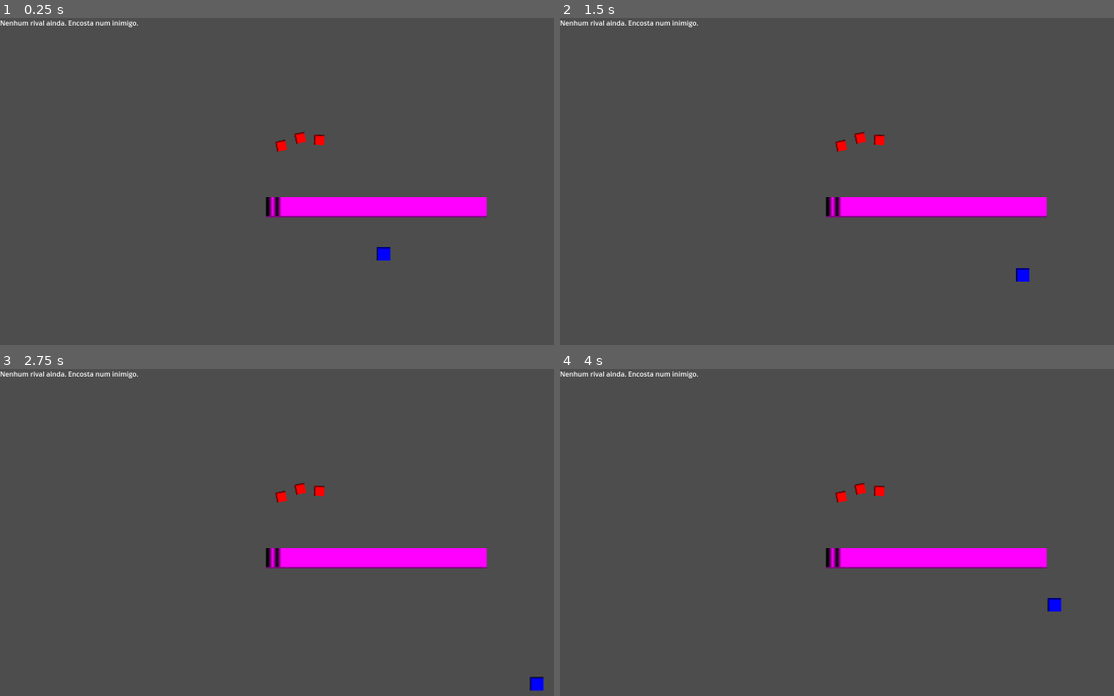
Above: before the commit, frames 1-4 (two rows, left to right).
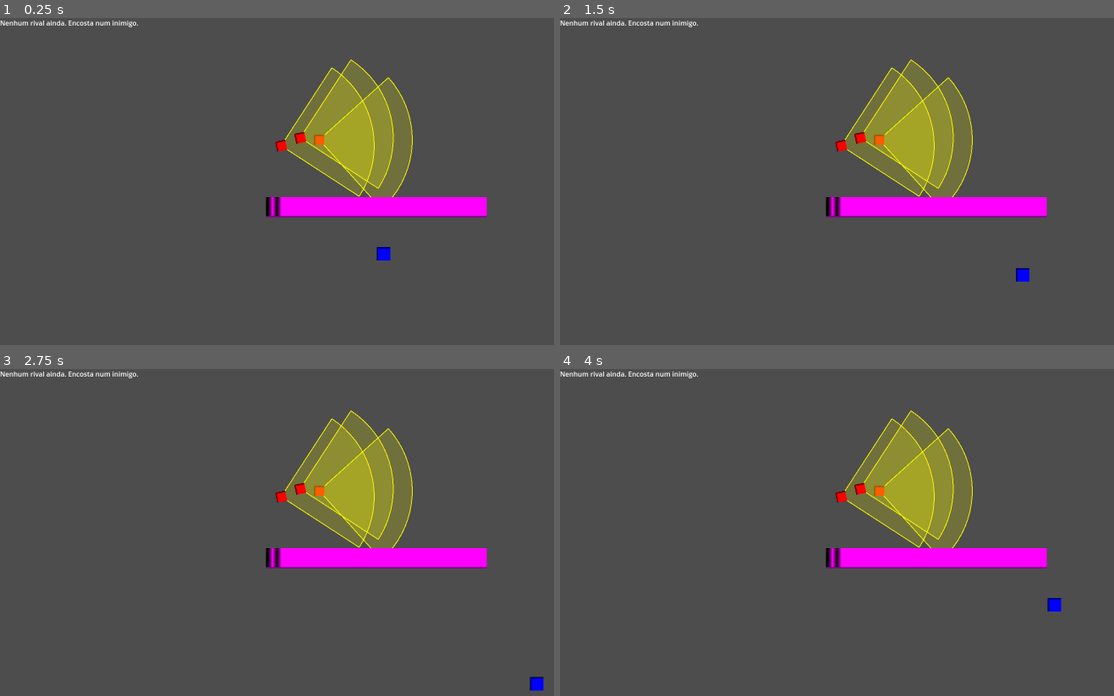
Above: after the commit, the same moments.

Repository: titosavio/Games
Game: Godot game, scene res://scenes/Main.tscn
Same seed, same stepped clock (60 frames per second), same inputs: the game is played once before the commit and once after it.
Inputs:
- Up to frame 1 (0.25 s): no input
- Up to frame 2 (1.5 s): tap Enter at 0.5 s; hold Right (ui_right) 0.53-1.28 s; hold Down (ui_down) from 1.28 s (still down)
- Up to frame 3 (2.75 s): release Down (ui_down) at 2.03 s; hold Right (ui_right) from 2.03 s (still down)
- Up to frame 4 (4 s): release Right (ui_right) at 2.78 s; hold W (ui_up) 2.78-3.53 s; hold Left (ui_left) from 3.53 s (still down)

The runs differ from the first frame. In frame 1, 6.5% of the frame differs, in the area x 51-75%, y 12-55%; in frame 2, 6.5%; in frame 3, 6.5%; in frame 4, 6.5%.

Commit message:
refactor: Improve enemy logic and visibility handling
Refactor the enemy's movement and visibility logic for better readability and maintainability. Added a queue redraw call for the visibility cone and ensured consistent formatting throughout the code. This enhances the overall structure and clarity of the enemy behavior.

Diff:
--- a/new-game-project/scripts/Enemy.gd
+++ b/new-game-project/scripts/Enemy.gd
@@ -23,99 +23,127 @@
 @onready var label_name: Label = $Label
 
 func _ready():
-	if enemy_id == "":
-		enemy_id = str(get_instance_id())
+    if enemy_id == "":
+        enemy_id = str(get_instance_id())
 
-	spawn_pos= global_position
+    spawn_pos= global_position
+
+func _process(_delta):
+    if cone_is_visible:
+        queue_redraw()
 
 func setup(system: AdversarySystem, player: CharacterBody2D) -> void:
-	adversary_system = system
-	target = player
-	_apply_stats()
+    adversary_system = system
+    target = player
+    _apply_stats()
 
 func _physics_process(delta):
-	if target == null:
-		velocity = Vector2.ZERO
-		move_and_slide()
-		return
-	var sees := can_see_target()
+    if target == null:
+        velocity = Vector2.ZERO
+        move_and_slide()
+        return
+    var sees := can_see_target()
 
-	if not sees:
-		velocity = velocity.lerp(Vector2.ZERO, accel * delta)
-		return
+    if not sees:
+        velocity = velocity.lerp(Vector2.ZERO, accel * delta)
+        return
 
-	var to_target := target.global_position - global_position
-	var dist := to_target.length()
+    var to_target := target.global_position - global_position
+    var dist := to_target.length()
 
-	if dist <= stop_distance:
-		# chegou perto: para
-		velocity = velocity.lerp(Vector2.ZERO, accel * delta)
-	else:
-		facing_dir = to_target / dist
-		var desired := facing_dir * base_speed
-		velocity = velocity.lerp(desired, accel * delta)
-		$Sprite2D.flip_h = facing_dir.x < 0
+    if dist <= stop_distance:
+        # chegou perto: para
+        velocity = velocity.lerp(Vector2.ZERO, accel * delta)
+    else:
+        facing_dir = to_target / dist
+        var desired := facing_dir * base_speed
+        velocity = velocity.lerp(desired, accel * delta)
+        $Sprite2D.flip_h = facing_dir.x < 0
 
-	move_and_slide()
+    move_and_slide()
 
 
 func _apply_stats():
-	if adversary_system == null:
-		return
-	var data = adversary_system.get_or_create(enemy_id)
-	speed = base_speed + float(data.rank - 1) * 10.0
-	set_label_name()
+    if adversary_system == null:
+        return
+    var data = adversary_system.get_or_create(enemy_id)
+    speed = base_speed + float(data.rank - 1) * 10.0
+    set_label_name()
 
 func on_player_killed(context: String):
-	if adversary_system == null:
-		return
-	adversary_system.register_kill(enemy_id, context)
-	_apply_stats()
+    if adversary_system == null:
+        return
+    adversary_system.register_kill(enemy_id, context)
+    _apply_stats()
 
 func set_label_name():
-	if adversary_system == null:
-		return
+    if adversary_system == null:
+        return
 
-	var data = adversary_system.get_or_create(enemy_id)
-	label_name.text = data.full_name
+    var data = adversary_system.get_or_create(enemy_id)
+    label_name.text = data.full_name
 
 func on_player_respawned(player_pos: Vector2) -> void:
-	velocity = Vector2.ZERO
-	print("Player respawned at %s, enemy %s at %s" % [player_pos, enemy_id, global_position])
-	var d := global_position.distance_to(player_pos)
-	if d < distance_to_target_at_respawn:
-		global_position += (global_position - player_pos).normalized() * (distance_to_target_at_respawn - d)
-		print("Enemy %s repositioned to %s after player respawn." % [enemy_id, global_position])
+    velocity = Vector2.ZERO
+    print("Player respawned at %s, enemy %s at %s" % [player_pos, enemy_id, global_position])
+    var d := global_position.distance_to(player_pos)
+    if d < distance_to_target_at_respawn:
+        global_position += (global_position - player_pos).normalized() * (distance_to_target_at_respawn - d)
+        print("Enemy %s repositioned to %s after player respawn." % [enemy_id, global_position])
 
 func can_see_target() -> bool:
-	if target == null:
-		return false
+    if target == null:
+        return false
 
-	var to_target := target.global_position - global_position
-	var dist := to_target.length()
-	if dist > follow_radius:
-		return false
-	if dist < 0.001:
-		return true
+    var to_target := target.global_position - global_position
+    var dist := to_target.length()
+    if dist > follow_radius:
+        return false
+    if dist < 0.001:
+        return true
 
-	var dir := to_target / dist
+    var dir := to_target / dist
 
-	# cone (ângulo)
-	var half_angle := deg_to_rad(follow_angle) * 0.5
-	var dot := facing_dir.normalized().dot(dir)
-	var ang := acos(clamp(dot, -1.0, 1.0))
-	if ang > half_angle:
-		return false
+    # cone (ângulo)
+    var half_angle := deg_to_rad(follow_angle) / 2
+    var dot := facing_dir.normalized().dot(dir)
+    var ang := acos(clamp(dot, -1.0, 1.0))
+    if ang > half_angle:
+        return false
 
-	# linha de visão (parede bloqueia)
-	return has_line_of_sight(target.global_position)
+    # linha de visão (parede bloqueia)
+    return has_line_of_sight(target.global_position)
 
 func has_line_of_sight(world_point: Vector2) -> bool:
-	var space := get_world_2d().direct_space_state
-	var q := PhysicsRayQueryParameters2D.create(global_position, world_point)
-	q.collision_mask = vision_collision_mask
-	q.exclude = [self] # evita acertar o próprio inimigo
+    var space := get_world_2d().direct_space_state
+    var q := PhysicsRayQueryParameters2D.create(global_position, world_point)
+    q.collision_mask = vision_collision_mask
+    q.exclude = [self] # evita acertar o próprio inimigo
 
-	var hit := space.intersect_ray(q)
-	# se não bateu em nada, visão livre
-	return hit.is_empty()
+    var hit := space.intersect_ray(q)
+    # se não bateu em nada, visão livre
+    return hit.is_empty()
+
+func _draw():
+    if not cone_is_visible:
+        return
+
+    var half := deg_to_rad(follow_angle) * 0.5
+    var start_angle := atan2(facing_dir.y, facing_dir.x) - half
+    var end_angle := atan2(facing_dir.y, facing_dir.x) + half
+
+    var points := PackedVector2Array()
+    points.append(Vector2.ZERO)
+
+    for i in range(num_cone_segments + 1):
+        var t := float(i) / float(num_cone_segments)
+        var a: float = lerp(start_angle, end_angle, t)
+        points.append(Vector2(cos(a), sin(a)) * follow_radius)
+
+    # contorno
+    for i in range(points.size() - 1):
+        draw_line(points[i], points[i + 1], Color(1, 1, 0, 0.9), 2.0)
+
+    # filling
+    draw_colored_polygon(points, Color(1, 1, 0, 0.2))
+    draw_line(points[-1], Vector2.ZERO, Color(1, 1, 0, 0.9), 2.0)
